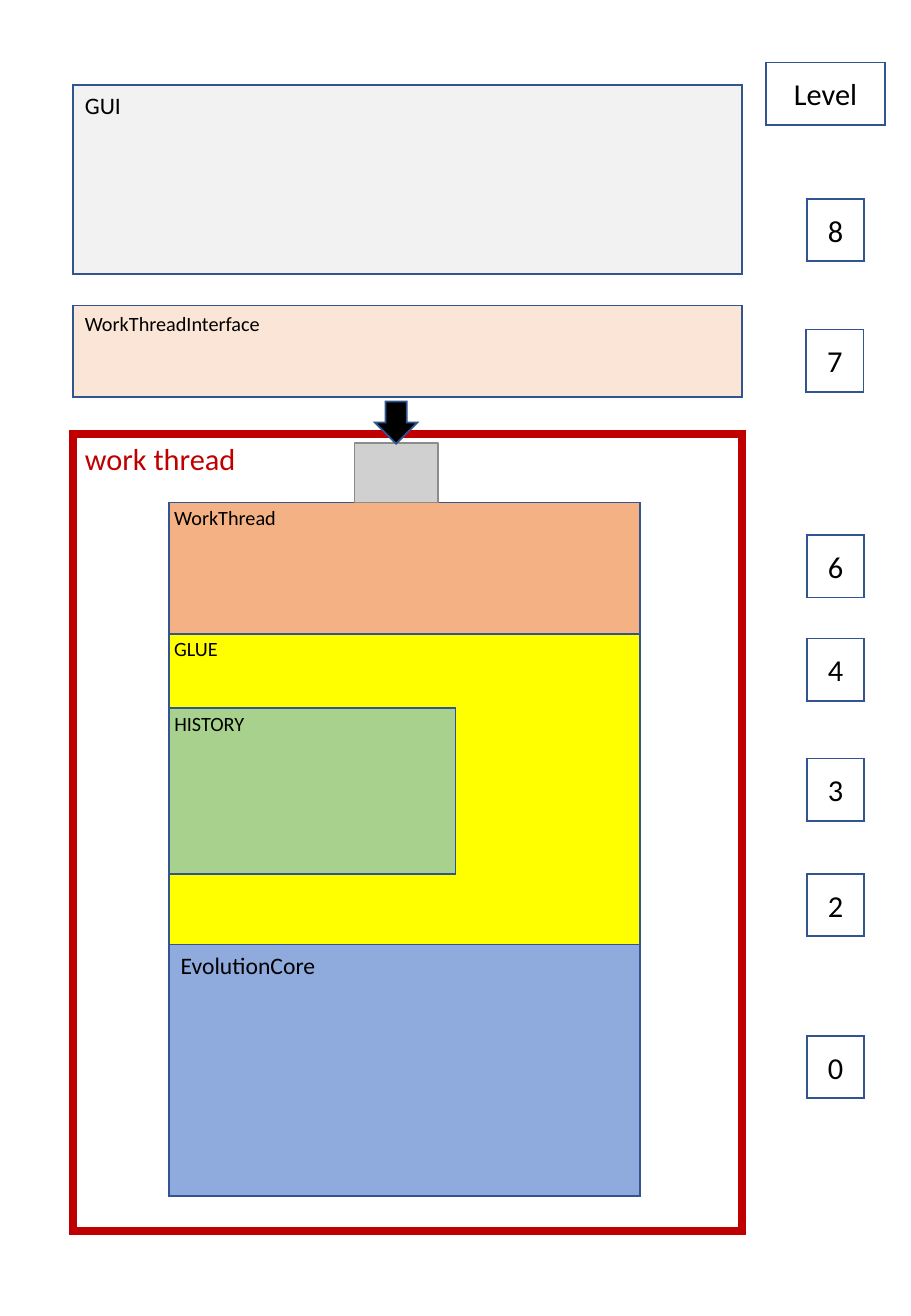
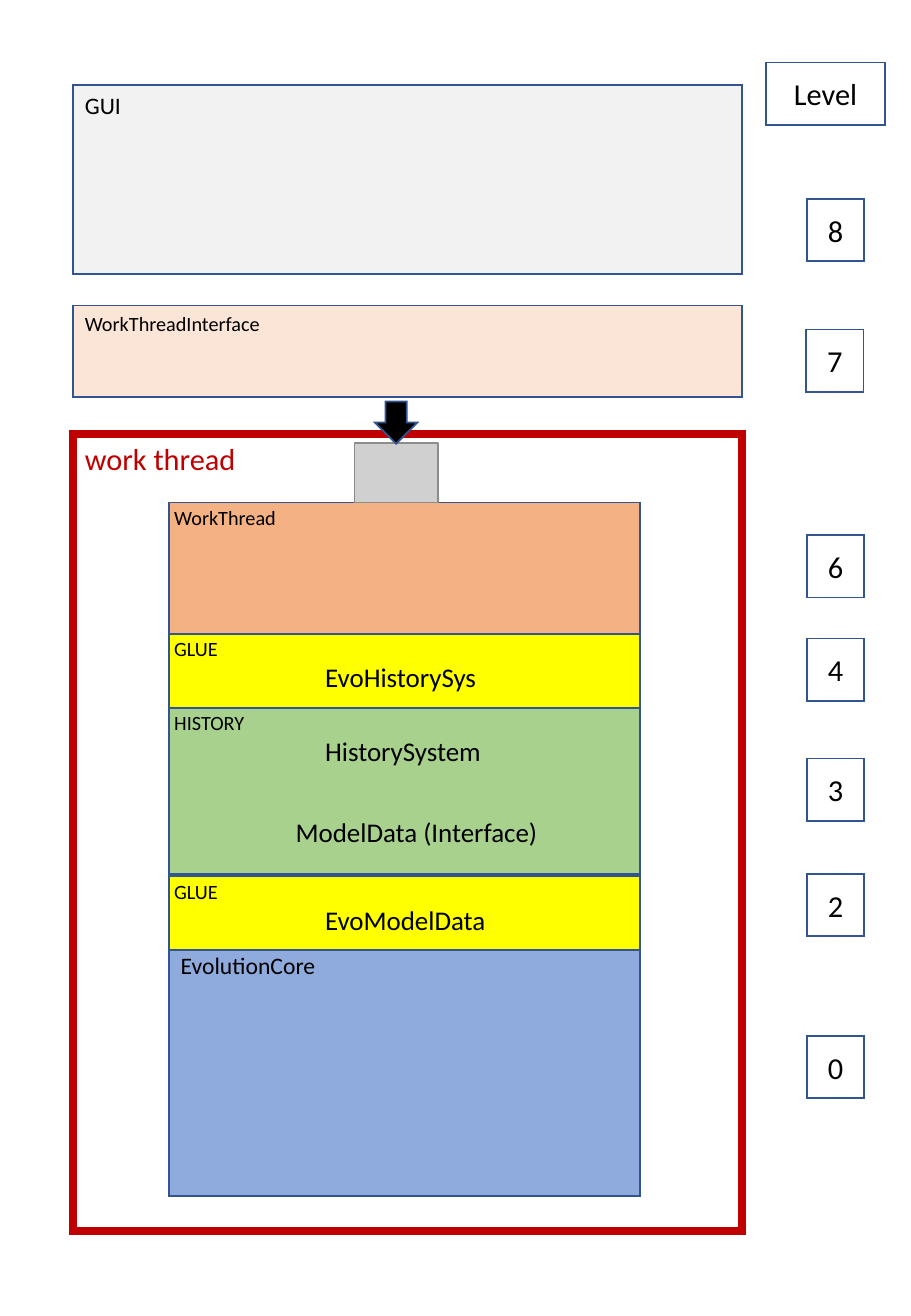
Before and after one commit to pk1954/solutions, a slide deck: slide 1 of Evolution_Architecture.pptx. Drawn at 911x1316 pixels with LibreOffice and Linux fonts; fonts in the diff are those of the drawing; grey boxes stand for pictures. Boxes give left, top, right and bottom in pixels: in the first picture for what was removed or moved away, otherwise in the second. Text is boxed around its words. In the diff, an @@ line names an element or a change of style, - is before the commit and + after.

```diff
--- a/Evolution_Architecture.pptx
+++ b/Evolution_Architecture.pptx
@@ rectangle "GLUE": place and size @@
-rectangle "GLUE" at <box>169,634,640,946</box>
+rectangle "GLUE" at <box>169,634,640,708</box>
@@ text in rectangle at <box>325,668,476,692</box>: paragraph added @@
+EvoHistorySys
@@ rectangle "HISTORY": place and size @@
-rectangle "HISTORY" at <box>169,708,456,875</box>
+rectangle "HISTORY" at <box>169,708,640,875</box>
@@ text in rectangle at <box>296,742,537,846</box>: paragraphs added @@
+HistorySystem
+ModelData (Interface)
@@ rectangle added at <box>169,876,640,950</box>, fill #FFFF00, outline #325491 1 pt, 16 pt, text #000000 @@
+GLUE
+EvoModelData
```
Also in this commit, not shown: 7 other files.
